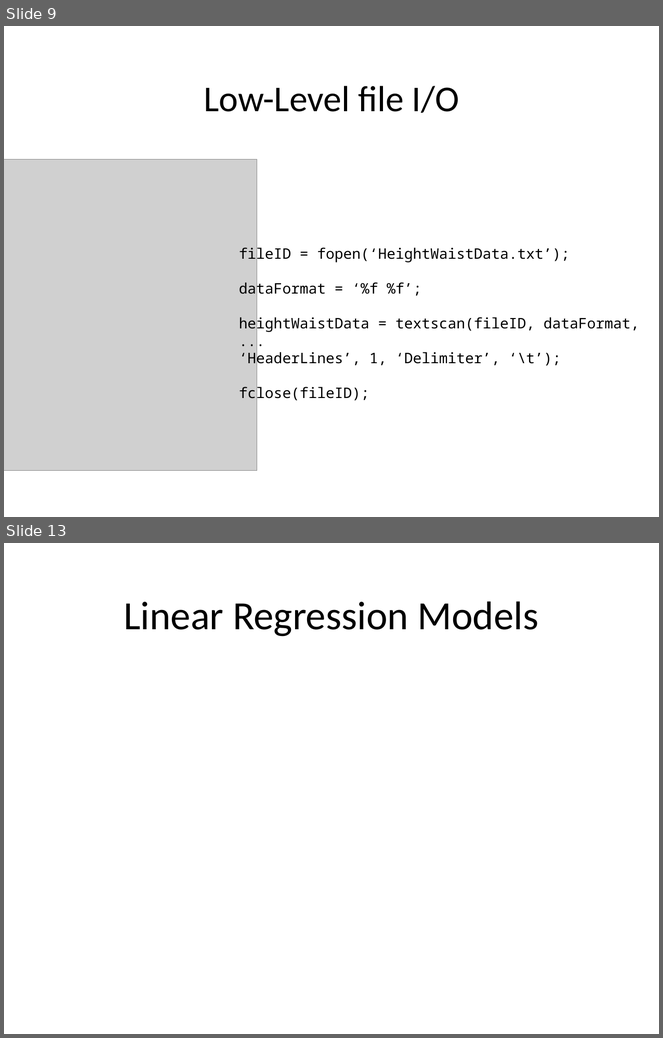
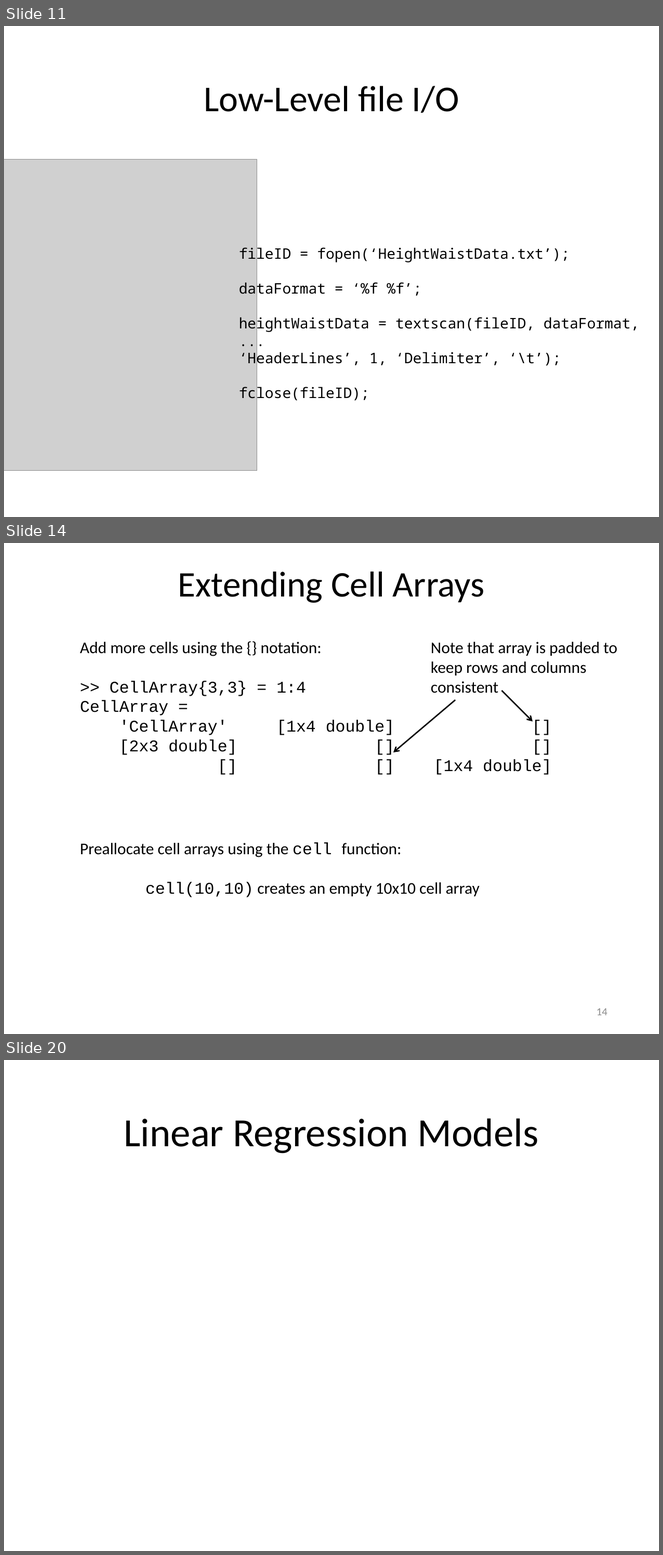
Before and after one commit to louisepb/Nottingham_Workshop, a slide deck: InstructorMaterials/Best Practices for Software Development using MATLAB.pptx. Shown one above the other, each under a label of ours: slides 9 and 13 before the commit, slides 11, 14 and 20 after it; the slides between them are not shown. The pictures are 663x1038 and 663x1555 pixels, drawn with LibreOffice and Linux fonts; fonts in the diff are those of the drawing; grey boxes stand for pictures. Boxes give left, top, right and bottom in pixels: in the first picture for what was removed or moved away, otherwise in the second. Text is boxed around its words. In the diff, an @@ line names an element or a change of style, - is before the commit and + after.

```diff
--- a/InstructorMaterials/Best Practices for Software Development using MATLAB.pptx
+++ b/InstructorMaterials/Best Practices for Software Development using MATLAB.pptx
@@ slide 14 added at <box>4,543,659,1034</box>, background #FFFFFF @@
@@ title added at <box>178,572,485,603</box>, 39.6 pt, text #000000 @@
+Extending Cell Arrays
@@ text added at <box>80,642,552,775</box>, 18 pt, text #000000 @@
+Add more cells using the {} notation:
+>> CellArray{3,3} = 1:4
+CellArray =
+'CellArray' [1x4 double] []
+[2x3 double] [] []
+[] [] [1x4 double]
@@ text added at <box>431,642,618,693</box>, 18 pt, text #000000 @@
+Note that array is padded to keep rows and columns consistent
@@ arrow added from (502, 691) to (533, 722), #000000 1.5 pt @@
@@ arrow added from (455, 700) to (393, 753), #000000 1.5 pt @@
@@ text added at <box>80,843,480,898</box>, 18 pt, text #000000 @@
+Preallocate cell arrays using the cell function:
+cell(10,10) creates an empty 10x10 cell array
@@ page number added at <box>597,1008,608,1016</box>, 12 pt, text #8C8C8C @@
+14
@@ what was slide 9 is now slide 11 @@
@@ what was slide 13 is now slide 20 @@
```
Also in this commit, not shown: 3 slides changed, 12 other slides added, 4 slides removed.
